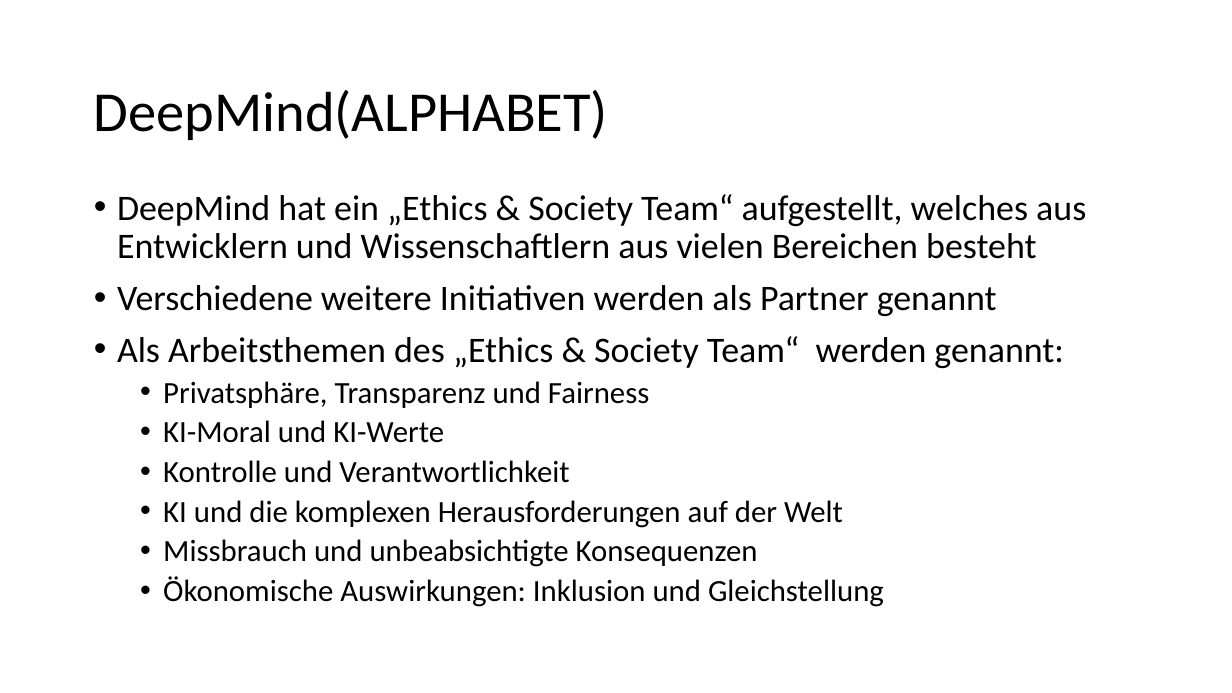
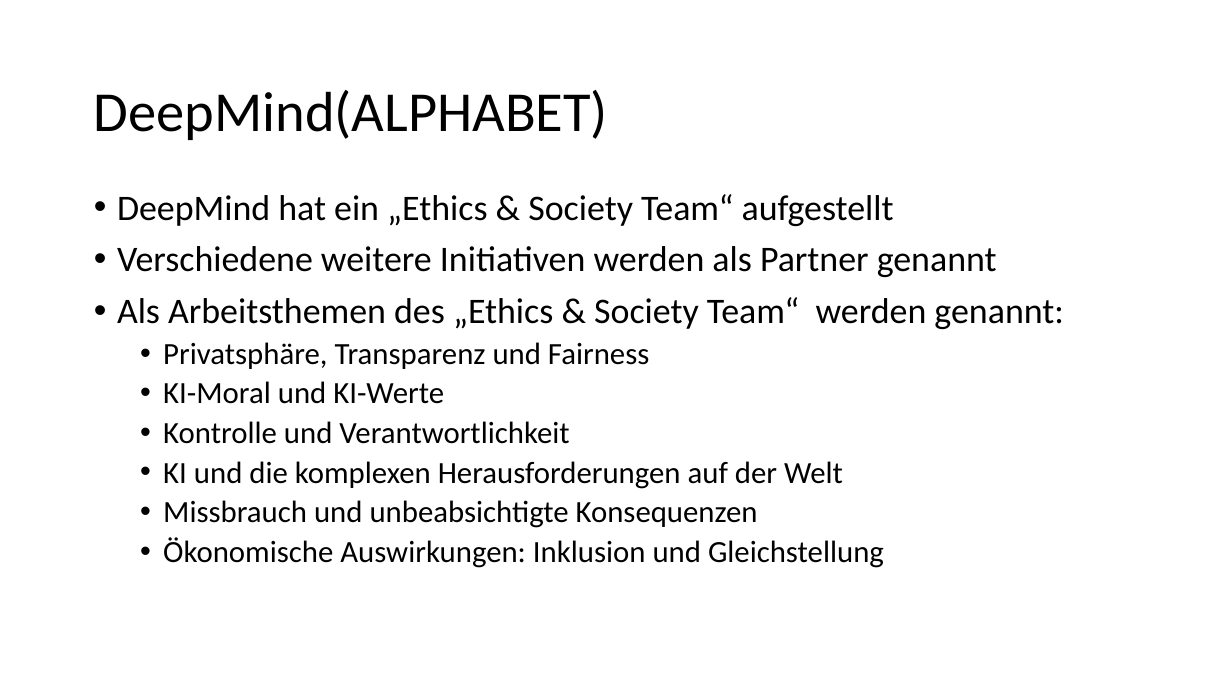
Before and after one commit to bosinoliver/ros-kinect-roboticarm, a slide deck: slide 24 of Kognitive Systeme Vortrag/Ethics in AI.pptx (slide 21 before the commit). Drawn at 1232x693 pixels with LibreOffice and Linux fonts; fonts in the diff are those of the drawing; background and template pictures are left out. Boxes give left, top, right and bottom in pixels: in the first picture for what was removed or moved away, otherwise in the second. Text is boxed around its words. In the diff, an @@ line names an element or a change of style, - is before the commit and + after.

```diff
--- a/Kognitive Systeme Vortrag/Ethics in AI.pptx
+++ b/Kognitive Systeme Vortrag/Ethics in AI.pptx
@@ text at [117, 194, 894, 226]: text changed @@
-• DeepMind hat ein „Ethics & Society Team“ aufgestellt, welches aus Entwicklern und Wissenschaftlern aus vielen Bereichen besteht
+• DeepMind hat ein „Ethics & Society Team“ aufgestellt
```
Also in this commit, not shown: 2 other slides changed, 3 slides added, 1 other file.
